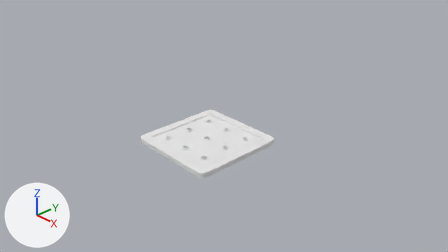
A saved change to the Blender file Blender/Environment/fireTrap.blend.
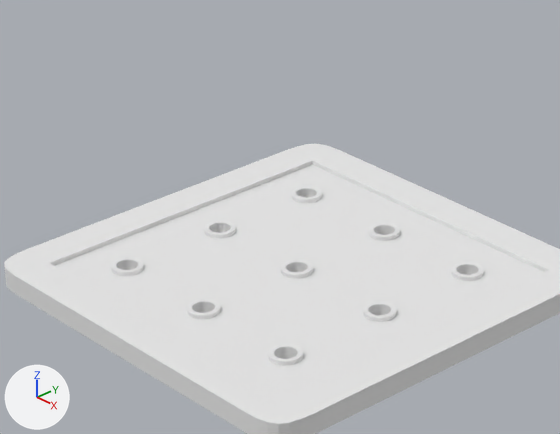
Each version is shown from the file's camera 'Camera', then close up on the part from 31% to 59% of the width and 31% to 70% of the height. Lighting does not change. The marker at lower left points along +X, +Y and +Z.

Objects in the first close-up: 'base', 'spouts'.
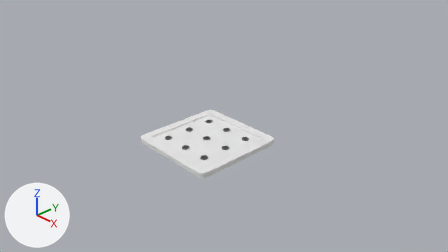
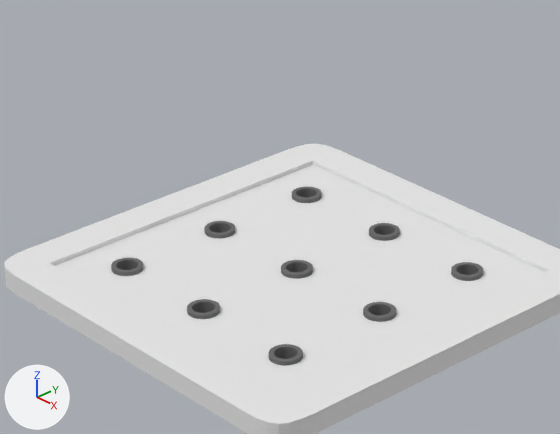
The newer file is also rescaled (x0.917) as a whole; pictures and numbers use the older file's frame.

What changed in the scene script:
```text
Add mat_spout:
    mat_spout = diffuse_material('spout')
    mat_spout.base_color = (0.157, 0.157, 0.157)  # dark grey #6e6e6e
Change me_cylinder_008:
    where me_cylinder_008.from_pydata(...)  # 1152 vertices, 882 faces; spans x -0.705..0.705, y -0.705..0.705, z -0.024..0.113
    add me_cylinder_008.materials.append(mat_spout)  # dark grey #6e6e6e
```

Pixel boxes (x1, y1, x2, y2) of what changed, in the close-ups (560 x 434 px):
'spouts', recoloured (white to grey): (111, 186, 483, 366) in both
